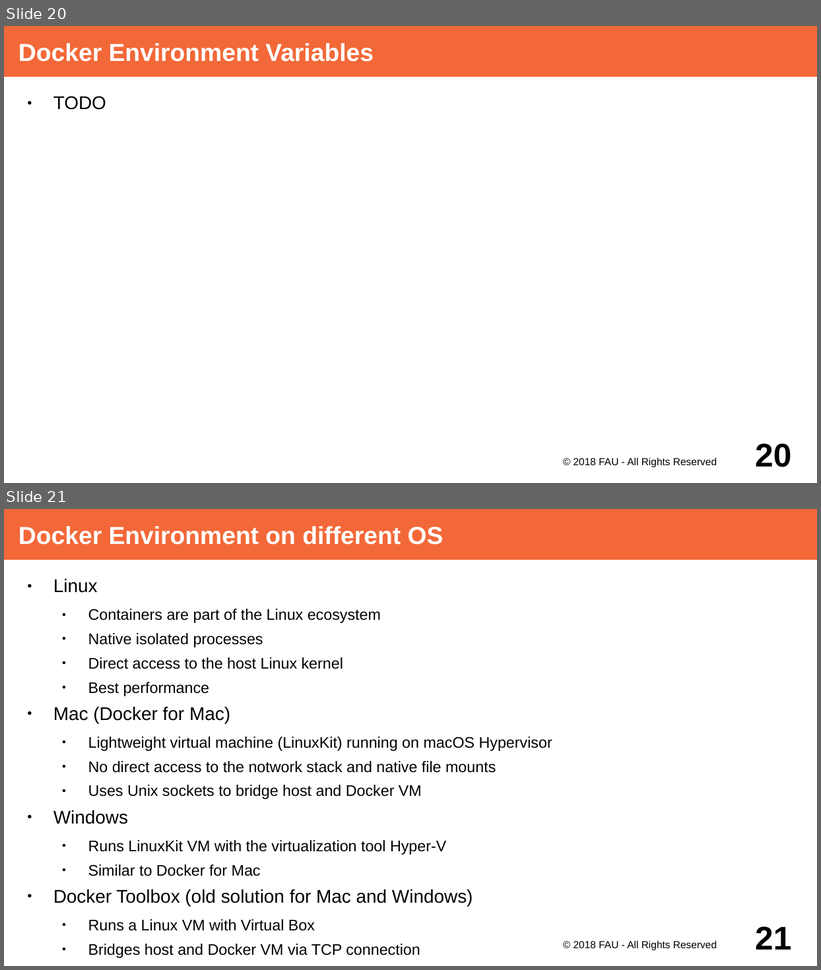
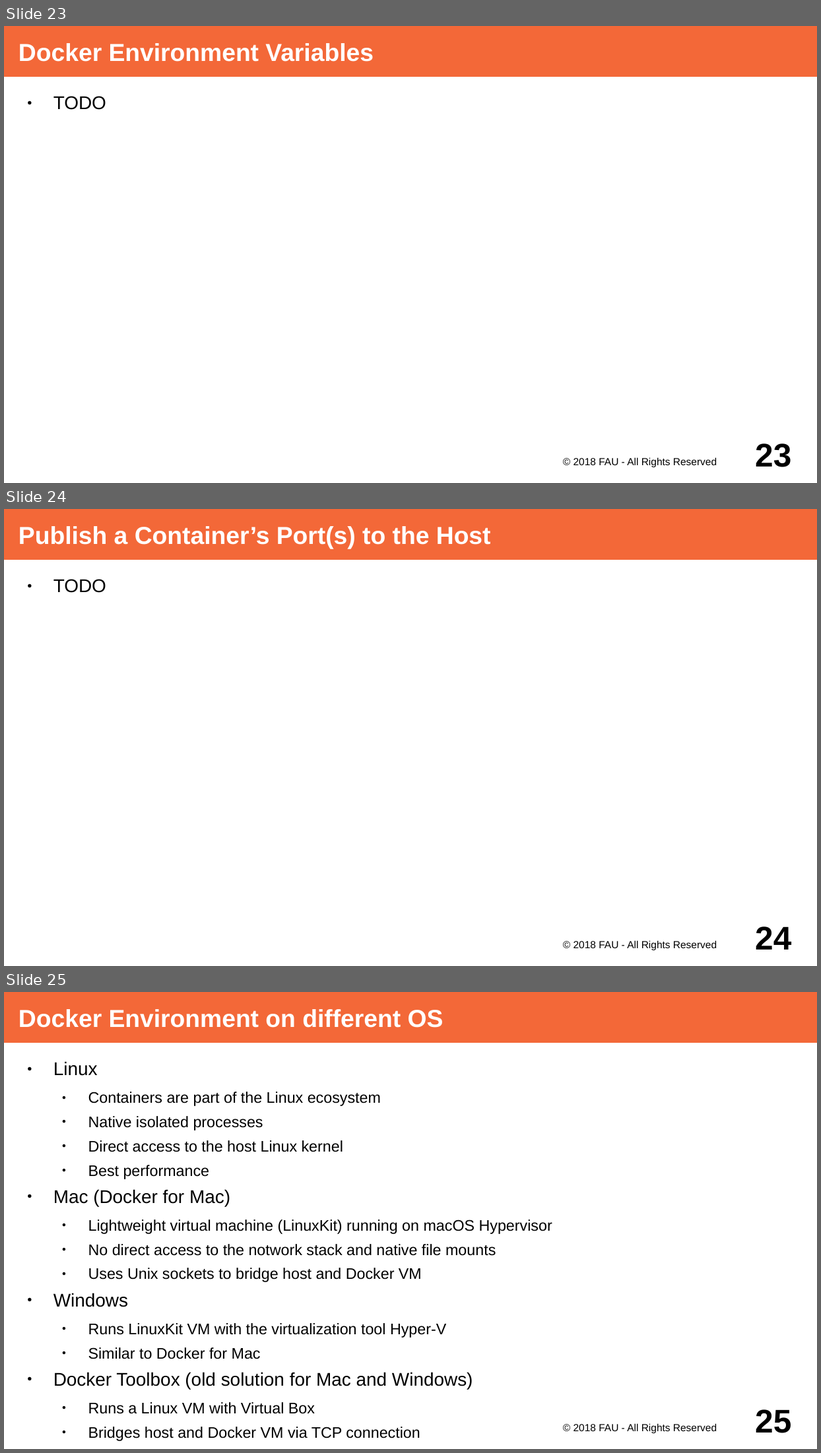
Before and after one commit to dirkriehle/adap-course, a slide deck: Lecture Slides/ADAP Z01 - Containerization.odp. Shown one above the other, each under a label of ours: slides 20 and 21 before the commit, slides 23, 24 and 25 after it. The pictures are 821x970 and 821x1453 pixels, drawn with LibreOffice and Linux fonts; fonts in the diff are those of the drawing. Boxes give left, top, right and bottom in pixels: in the first picture for what was removed or moved away, otherwise in the second. Text is boxed around its words. In the diff, an @@ line names an element or a change of style, - is before the commit and + after.

Commit message:
Extend containerization slides

```diff
--- a/Lecture Slides/ADAP Z01 - Containerization.odp
+++ b/Lecture Slides/ADAP Z01 - Containerization.odp
@@ slide 24 added at box(4, 509, 817, 966), background #FFFFFF @@
@@ title added at box(4, 509, 817, 560), fill #F36838, 24 pt, text #FFFFFF, bold @@
+Publish a Container’s Port(s) to the Host
@@ text added at box(54, 579, 106, 593), 18 pt, text #000000 @@
+● TODO
@@ text added at box(574, 941, 717, 951), 10 pt, text #000000 @@
+© 2018 FAU - All Rights Reserved
@@ page number added at box(755, 927, 791, 950), 32 pt, text #000000, bold @@
+24
@@ what was slide 20 is now slide 23 @@
@@ page number at box(755, 444, 791, 468): text changed @@
-20
+23
@@ what was slide 21 is now slide 25 @@
@@ page number at box(755, 1410, 791, 1434): text changed @@
-21
+25
```
Also in this commit, not shown: 5 slides changed, 3 other slides added.
